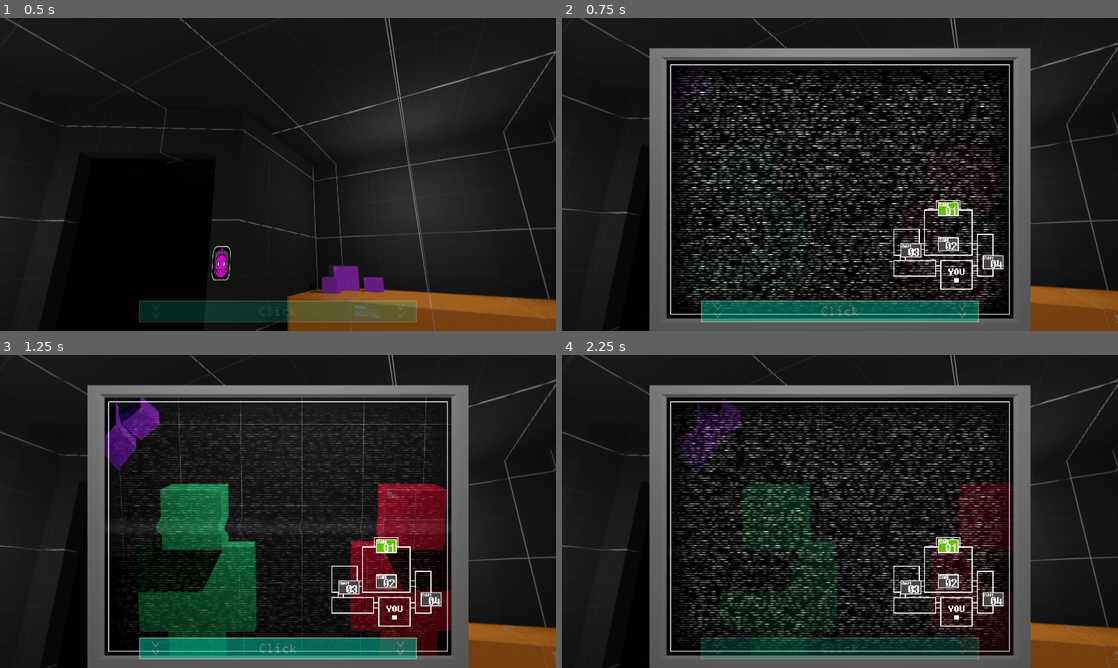
Above: before the commit, frames 1-4 (two rows, left to right).
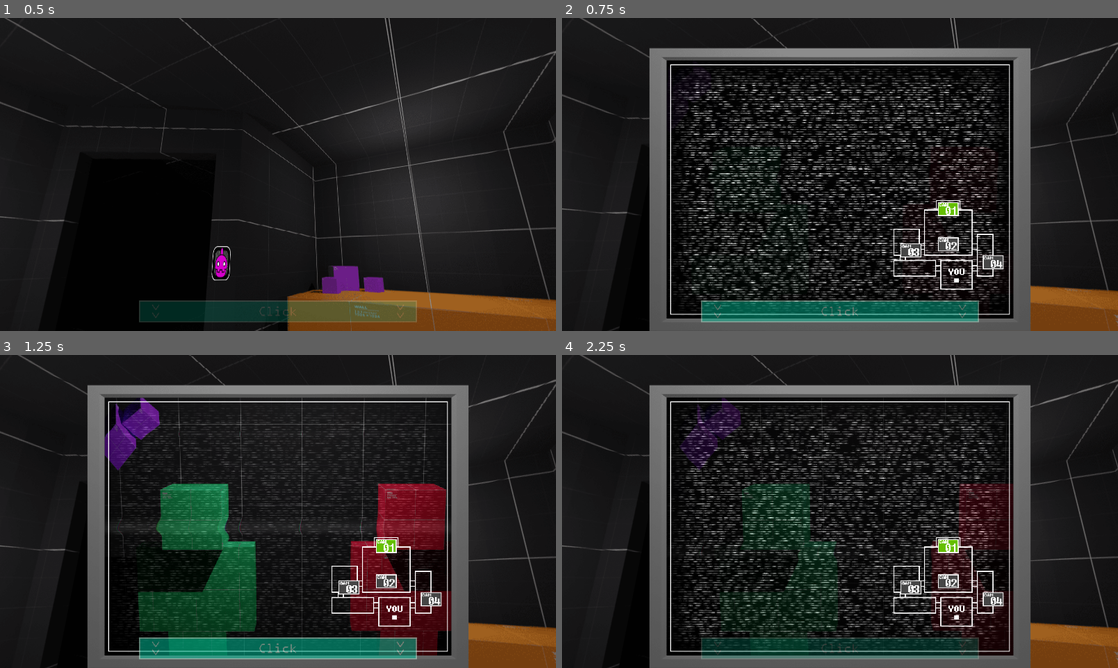
Above: after the commit, the same moments.

Repository: Oplexitie/Cupcakes-Framework
Game: Godot game, scene res://Scenes/Night/night.tscn
Same seed, same stepped clock (60 frames per second), same inputs: the game is played once before the commit and once after it.
Inputs (mouse positions are in pixels of both pictures, inside the frame that each line leads up to):
- Up to frame 1 (0.5 s): no input
- Up to frame 2 (0.75 s): click (840, 315) at 0.5 s
- Up to frame 3 (1.25 s): no input
- Up to frame 4 (2.25 s): click (945, 580) at 1.25 s; click (945, 545) at 2 s

Frame 1 is identical in both runs. In frame 2, 14% of the frame differs, in the area x 19-81%, y 15-95%; in frame 3, 2.7%; in frame 4, 12%.

Commit message:
small fix

Diff:
--- a/Scenes/Night/night.tscn
+++ b/Scenes/Night/night.tscn
@@ -342,7 +342,7 @@
 centered = false
 vframes = 4
 region_enabled = true
-region_rect = Rect2( 0, 0, 798, 2372 )
+region_rect = Rect2( 2.47282, 0, 798, 2372 )
 
 [node name="room3" type="Sprite" parent="Camera_Elements/Cam_Rooms"]
 visible = false
@@ -351,7 +351,7 @@
 centered = false
 vframes = 2
 region_enabled = true
-region_rect = Rect2( 233.202, 0, 798, 1186 )
+region_rect = Rect2( 268, 0, 798, 1186 )
 
 [node name="room4" type="Sprite" parent="Camera_Elements/Cam_Rooms"]
 visible = false
@@ -360,7 +360,7 @@
 centered = false
 vframes = 2
 region_enabled = true
-region_rect = Rect2( 213.465, 0, 798, 1186 )
+region_rect = Rect2( 176.194, 0, 798, 1186 )
 
 [node name="Cam_Buttons" type="Node2D" parent="Camera_Elements"]
 z_index = 19
@@ -420,7 +420,7 @@
 modulate = Color( 1, 1, 1, 0.235294 )
 position = Vector2( 361, 147.1 )
 frames = SubResource( 3 )
-frame = 2
+frame = 3
 speed_scale = 5.0
 playing = true
 centered = false
--- a/project.godot
+++ b/project.godot
@@ -23,7 +23,6 @@
 window/size/width=1920
 window/size/height=1080
 window/stretch/mode="viewport"
-window/stretch/aspect="keep"
 
 [gui]
 
